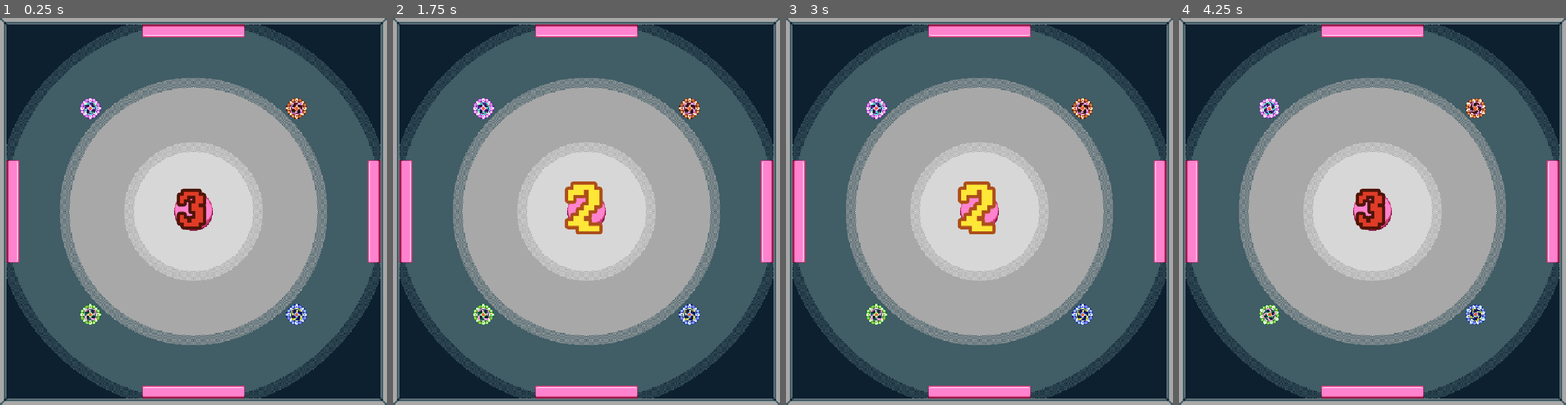
Above: before the commit, frames 1-4 (left to right).
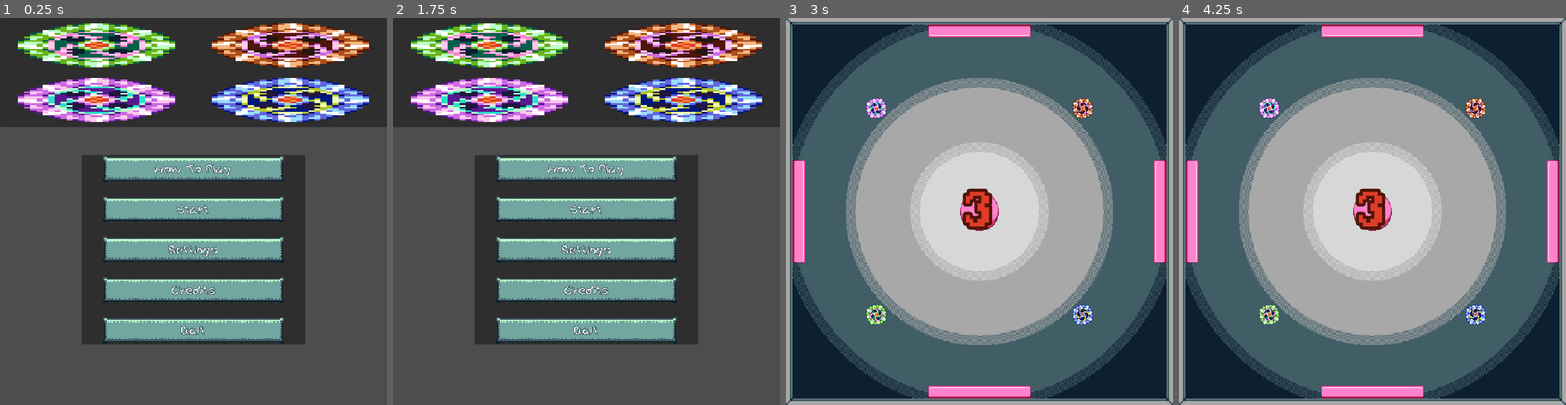
Above: after the commit, the same moments.

Repository: We-ALL-Play-Warthunder-Not-Just-Me/verySeriousSpinningCottonCandyGame
Game: Godot game, scene res://UI/MainMenu.tscn
Same seed, same stepped clock (60 frames per second), same inputs: the game is played once before the commit and once after it. Before the commit the project starts from res://main_game.tscn. The engine's default icon, where the game draws it, is replaced by a stand-in: a white triangle on a blue panel in a dark square. Sound files missing from this copy of the repository are replaced by a short silence.
Inputs (mouse positions are in pixels of both pictures, inside the frame that each line leads up to):
- Up to frame 1 (0.25 s): no input
- Up to frame 2 (1.75 s): click (586, 288) at 0.5 s, where only the run after the commit has a clickable "Credits"; click (718, 350) at 1.25 s, where only the run after the commit has a clickable "Back"
- Up to frame 3 (3 s): click (979, 207) at 2 s, where only the run after the commit has a clickable "Start"; tap Enter (ui_accept) at 2.75 s; move the mouse to (875, 315) at 2.77 s; press the mouse at (875, 315) at 2.78 s
- Up to frame 4 (4.25 s): tap Enter (ui_accept) at 3.02, 3.5, 3.77 s; move the mouse to (1295, 230) at 3.52 s; release the mouse at (1295, 230) at 3.53 s; tap R at 3.6 s

The runs differ from the first frame. In frame 1, 99% of the frame differs, in the area x 0-100%, y 0-100%; in frame 2, 99%; in frame 3, 1.8%; in frame 4, nothing differs.

Commit message:
Credits Screen
We got credits baby~

Diff:
--- a/Common/HealthBar.tscn
+++ b/Common/HealthBar.tscn
@@ -27,8 +27,8 @@
 
 [node name="HealthBar" type="ProgressBar" unique_id=103673131 node_paths=PackedStringArray("damagebar", "timer")]
 anchors_preset = -1
-anchor_top = 0.9236111
-anchor_right = 0.63671875
+anchor_top = 0.9
+anchor_right = 0.3
 anchor_bottom = 1.0
 grow_vertical = 0
 theme_override_styles/background = SubResource("StyleBoxEmpty_txwkd")
--- /dev/null
+++ b/UI/Credits.tscn
@@ -0,0 +1,143 @@
+[gd_scene format=3 uid="uid://dvd6rhdp064pp"]
+
+[ext_resource type="Theme" uid="uid://ctvmv7gvcgx5h" path="res://UpgradeMenuTheme.tres" id="1_lqvxy"]
+[ext_resource type="Script" uid="uid://bxfcgjjejkhal" path="res://UI/close_pop_up.gd" id="2_lqvxy"]
+[ext_resource type="Texture2D" uid="uid://wmnbji3rx07n" path="res://Assets/Images/Ver Serious Background.png" id="2_qvjrn"]
+
+[node name="Credits" type="Control" unique_id=2147448037]
+layout_mode = 3
+anchors_preset = 15
+anchor_right = 1.0
+anchor_bottom = 1.0
+grow_horizontal = 2
+grow_vertical = 2
+theme = ExtResource("1_lqvxy")
+script = ExtResource("2_lqvxy")
+
+[node name="TextureRect" type="TextureRect" parent="." unique_id=2118274208]
+layout_mode = 1
+anchors_preset = 15
+anchor_right = 1.0
+anchor_bottom = 1.0
+grow_horizontal = 2
+grow_vertical = 2
+texture = ExtResource("2_qvjrn")
+
+[node name="MarginContainer" type="MarginContainer" parent="TextureRect" unique_id=550690194]
+layout_mode = 1
+anchors_preset = 8
+anchor_left = 0.5
+anchor_top = 0.5
+anchor_right = 0.5
+anchor_bottom = 0.5
+offset_left = -480.0
+offset_top = -480.0
+offset_right = 480.0
+offset_bottom = 480.0
+grow_horizontal = 2
+grow_vertical = 2
+size_flags_vertical = 3
+theme_override_constants/margin_left = 50
+theme_override_constants/margin_top = 50
+theme_override_constants/margin_right = 50
+theme_override_constants/margin_bottom = 50
+
+[node name="VBoxContainer" type="VBoxContainer" parent="TextureRect/MarginContainer" unique_id=454058546]
+layout_mode = 2
+
+[node name="HBoxContainer" type="HBoxContainer" parent="TextureRect/MarginContainer/VBoxContainer" unique_id=2047158755]
+layout_mode = 2
+alignment = 1
+
+[node name="Credits" type="RichTextLabel" parent="TextureRect/MarginContainer/VBoxContainer/HBoxContainer" unique_id=1248113717]
+custom_minimum_size = Vector2(960, 180)
+custom_maximum_size = Vector2(960, 640)
+layout_mode = 2
+bbcode_enabled = true
+text = "[wave amp=10.0 freq=8.0 connected=1][b]CREDITS[/b][/wave]
+|--------------------------------------------|"
+horizontal_alignment = 1
+
+[node name="Holder2" type="HBoxContainer" parent="TextureRect/MarginContainer/VBoxContainer" unique_id=24629137]
+layout_mode = 2
+
+[node name="Coding" type="RichTextLabel" parent="TextureRect/MarginContainer/VBoxContainer/Holder2" unique_id=251357582]
+custom_minimum_size = Vector2(460, 460)
+custom_maximum_size = Vector2(480, 460)
+layout_mode = 2
+theme_override_font_sizes/bold_font_size = 64
+bbcode_enabled = true
+text = "[wave amp=11.0 freq=6.0 connected=1][color=58d332][outline_color=004e00][b]Coding[/b]
+|--------------|
+
+[color=bdffca][outline_color=005280]Gadzik
+
+[color=fec9ed][outline_color=cf3c71]snowyfreezer
+
+[color=cc69e4][outline_color=00177d]ValentineCats
+
+"
+horizontal_alignment = 1
+
+[node name="Arts" type="VBoxContainer" parent="TextureRect/MarginContainer/VBoxContainer/Holder2" unique_id=1253083758]
+layout_mode = 2
+
+[node name="Art" type="RichTextLabel" parent="TextureRect/MarginContainer/VBoxContainer/Holder2/Arts" unique_id=734652875]
+custom_minimum_size = Vector2(460, 200)
+custom_maximum_size = Vector2(460, 200)
+layout_mode = 2
+theme_override_font_sizes/bold_font_size = 64
+bbcode_enabled = true
+text = "[wave amp=8.0 freq=4.0 connected=1][color=da655e][outline_color=4f1507][b]Art[/b]
+|----------|
+[color=bdffca][outline_color=005280]Gadzik"
+horizontal_alignment = 1
+
+[node name="Music_SFX" type="RichTextLabel" parent="TextureRect/MarginContainer/VBoxContainer/Holder2/Arts" unique_id=157263024]
+custom_minimum_size = Vector2(460, 200)
+custom_maximum_size = Vector2(460, 200)
+layout_mode = 2
+theme_override_font_sizes/bold_font_size = 64
+bbcode_enabled = true
+text = "[wave amp=8.0 freq=4.0 connected=1][color=0a89ff][outline_color=211640][b]Music/SFX[/b]
+|--------------------|
+[color=bdffca][outline_color=005280]Gadzik"
+horizontal_alignment = 1
+
+[node name="HBoxContainer2" type="HBoxContainer" parent="TextureRect/MarginContainer/VBoxContainer" unique_id=2137312028]
+layout_mode = 2
+theme_override_constants/separation = 60
+alignment = 1
+
+[node name="VBoxContainer" type="VBoxContainer" parent="TextureRect/MarginContainer/VBoxContainer/HBoxContainer2" unique_id=1565733482]
+layout_mode = 2
+theme_override_constants/separation = 10
+alignment = 1
+
+[node name="FontsUsed" type="RichTextLabel" parent="TextureRect/MarginContainer/VBoxContainer/HBoxContainer2/VBoxContainer" unique_id=1117954627]
+custom_minimum_size = Vector2(600, 120)
+custom_maximum_size = Vector2(600, 120)
+layout_mode = 2
+theme_override_font_sizes/bold_font_size = 48
+bbcode_enabled = true
+text = "[wave amp=4.0 freq=2.0 connected=1][color=415d66][outline_color=151515][b]Fonts Used[/b]
+|---------------------------|"
+horizontal_alignment = 1
+
+[node name="FontsUsed2" type="RichTextLabel" parent="TextureRect/MarginContainer/VBoxContainer/HBoxContainer2/VBoxContainer" unique_id=725247055]
+custom_minimum_size = Vector2(600, 100)
+custom_maximum_size = Vector2(600, 100)
+layout_mode = 2
+theme_override_font_sizes/bold_font_size = 36
+bbcode_enabled = true
+text = "[wave amp=4.0 freq=2.0 connected=1][color=415d66][outline_color=151515]Gibbersque by Hazel Abbiati
+[b]IsWasted by Hazel Abbiati[/b]"
+horizontal_alignment = 1
+
+[node name="Button" type="Button" parent="TextureRect/MarginContainer/VBoxContainer/HBoxContainer2" unique_id=1917411154]
+custom_minimum_size = Vector2(200, 0)
+custom_maximum_size = Vector2(200, -1)
+layout_mode = 2
+size_flags_horizontal = 8
+size_flags_vertical = 4
+text = "Back"
--- a/UI/MainMenu.tscn
+++ b/UI/MainMenu.tscn
@@ -4,6 +4,12 @@
 [ext_resource type="Texture2D" uid="uid://dvhkkgwf2bp3" path="res://Assets/Images/Very Serious Spinners.png" id="1_uahxu"]
 [ext_resource type="Script" uid="uid://xmfr78v7dmnc" path="res://UI/main_menu_buttons.gd" id="2_8aown"]
 [ext_resource type="PackedScene" uid="uid://bul7ckyyx4m3q" path="res://UI/SettingsScreen.tscn" id="3_t6syg"]
+[ext_resource type="PackedScene" uid="uid://dvd6rhdp064pp" path="res://UI/Credits.tscn" id="5_y6s48"]
+[ext_resource type="AudioStream" uid="uid://bo2avhvg753iw" path="res://Assets/Music/Very Serious Menu Music.wav" id="6_otjfi"]
+
+[sub_resource type="AudioStreamPlaylist" id="AudioStreamPlaylist_obtq6"]
+stream_count = 1
+stream_0 = ExtResource("6_otjfi")
 
 [node name="MainMenu" type="Control" unique_id=1787519635]
 layout_mode = 3
@@ -79,6 +85,15 @@
 visible = false
 layout_mode = 1
 
+[node name="Credits" parent="." unique_id=2023759620 instance=ExtResource("5_y6s48")]
+visible = false
+layout_mode = 1
+
+[node name="AudioStreamPlayer2D" type="AudioStreamPlayer2D" parent="." unique_id=944114238]
+stream = SubResource("AudioStreamPlaylist_obtq6")
+autoplay = true
+bus = &"Music"
+
 [connection signal="pressed" from="NinePatchRect/PanelContainer2/MarginContainer/VBoxContainer/HowToPlay" to="NinePatchRect/PanelContainer2/MarginContainer/VBoxContainer" method="_on_how_to_play_pressed"]
 [connection signal="pressed" from="NinePatchRect/PanelContainer2/MarginContainer/VBoxContainer/Start" to="NinePatchRect/PanelContainer2/MarginContainer/VBoxContainer" method="_on_start_pressed"]
 [connection signal="pressed" from="NinePatchRect/PanelContainer2/MarginContainer/VBoxContainer/Settings" to="NinePatchRect/PanelContainer2/MarginContainer/VBoxContainer" method="_on_settings_pressed"]
--- /dev/null
+++ b/UI/close_pop_up.gd
@@ -0,0 +1,9 @@
+extends Control
+
+@onready var back_button: Button = $TextureRect/MarginContainer/VBoxContainer/HBoxContainer2/Button
+
+func _ready() -> void:
+	back_button.pressed.connect(close)
+
+func close():
+	hide()
--- a/UI/main_menu_buttons.gd
+++ b/UI/main_menu_buttons.gd
@@ -7,6 +7,7 @@
 @onready var quit: Button = $Quit
 
 @onready var settings_screen: Control = $"../../../../SettingsScreen"
+@onready var credits_screen: Control =  $"../../../../Credits"
 ## Called when the node enters the scene tree for the first time.
 #func _ready() -> void:
 	#pass # Replace with function body.
@@ -25,7 +26,7 @@
 	settings_screen.show()
 
 func _on_credits_pressed() -> void:
-	pass # Replace with function body.
+	credits_screen.show()
 
 func _on_quit_pressed() -> void:
 	get_tree().quit()
--- a/UpgradeMenuTheme.tres
+++ b/UpgradeMenuTheme.tres
@@ -4,6 +4,7 @@
 [ext_resource type="Texture2D" uid="uid://c3j3076k08p1r" path="res://Assets/Images/Very Serious Buttons1.png" id="2_i15g8"]
 [ext_resource type="Texture2D" uid="uid://ccks25js3tgg1" path="res://Assets/Images/Very Serious Buttons2.png" id="3_yb7kg"]
 [ext_resource type="FontFile" uid="uid://biei7ob14e0ew" path="res://Fonts/Gibberesque.ttf" id="4_ue6ve"]
+[ext_resource type="FontFile" uid="uid://cttbx20lipnhr" path="res://Fonts/IsWasted.ttf" id="5_i15g8"]
 
 [sub_resource type="StyleBoxTexture" id="StyleBoxTexture_yhf0a"]
 texture = ExtResource("1_t2w2r")
@@ -64,4 +65,13 @@
 Label/constants/shadow_offset_y = 4
 Label/font_sizes/font_size = 36
 Label/fonts/font = ExtResource("4_ue6ve")
+RichTextLabel/colors/font_shadow_color = Color(0, 0, 0, 0.5882353)
+RichTextLabel/constants/outline_size = 8
+RichTextLabel/constants/shadow_offset_x = 4
+RichTextLabel/constants/shadow_offset_y = 4
+RichTextLabel/constants/shadow_outline_size = 8
+RichTextLabel/font_sizes/bold_font_size = 96
+RichTextLabel/font_sizes/normal_font_size = 48
+RichTextLabel/fonts/bold_font = ExtResource("5_i15g8")
+RichTextLabel/fonts/normal_font = ExtResource("4_ue6ve")
 VBoxContainer/constants/separation = 30
--- a/project.godot
+++ b/project.godot
@@ -11,7 +11,7 @@
 [application]
 
 config/name="VerySeriousSpinning"
-run/main_scene="uid://d1143h5fnthge"
+run/main_scene="uid://d0w2lb2e8cn6k"
 config/features=PackedStringArray("4.7", "Forward Plus")
 config/icon="res://Assets/Images/icon.svg"
 
Not shown, added: UI/close_pop_up.gd.uid
